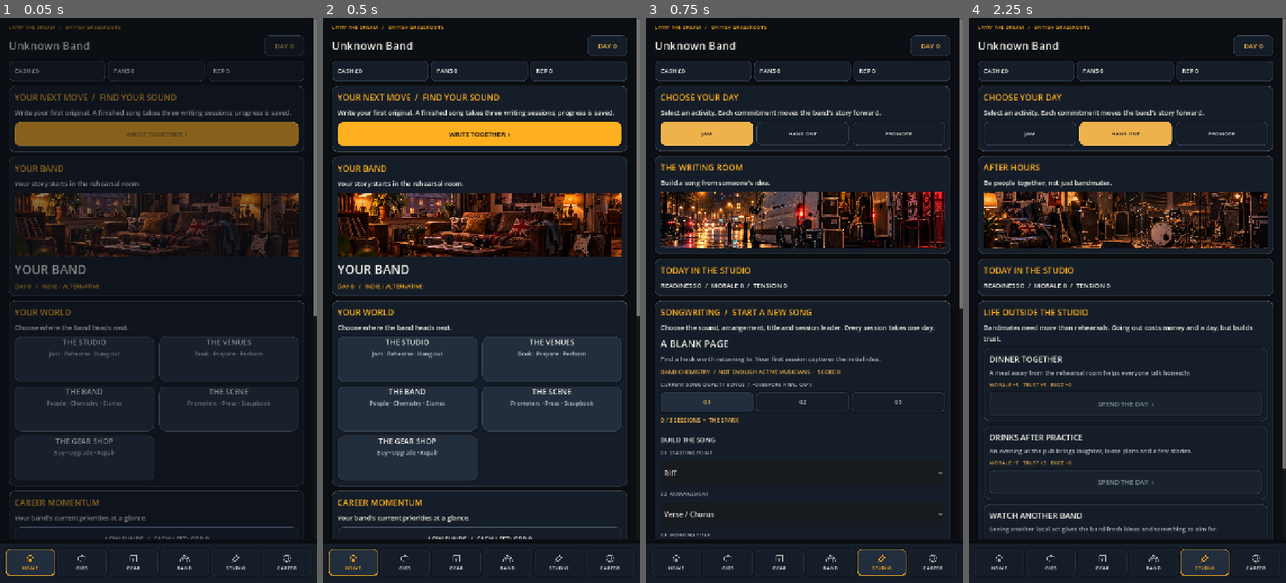
Above: before the commit, frames 1-4 (left to right).
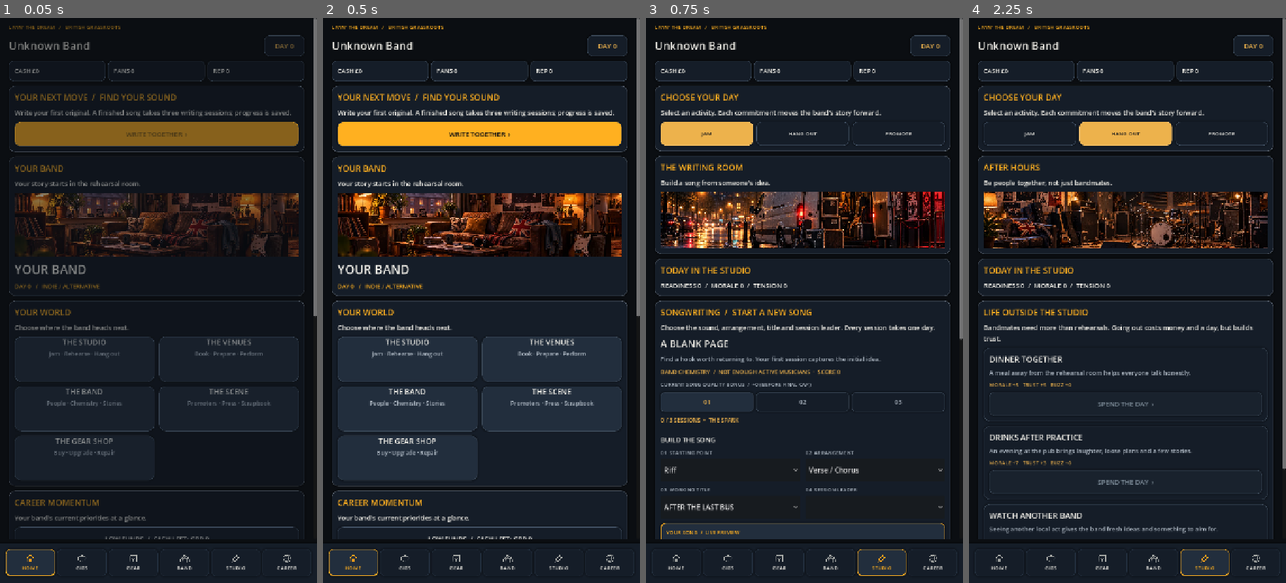
Above: after the commit, the same moments.

Repository: alimuir654-rgb/BandMaster
Game: Godot game, scene res://Scenes/CareerHub.tscn
Two runs of this game, one before a commit and one after it. Both use one fixed random seed, a clock stepped at 60 frames per second and the inputs below. This scene is started directly instead of the project's main scene.
Inputs:
- Up to frame 1 (0.05 s): no input
- Up to frame 2 (0.5 s): no input
- Up to frame 3 (0.75 s): click "WRITE TOGETHER ›" at 0.5 s
- Up to frame 4 (2.25 s): click "JAM" at 1.25 s; click "HANG OUT" at 2 s

Frames 1-2 are identical in both runs. In frame 3, 1.4% of the frame differs, in the area x 4-100%, y 51-93%; in frame 4, nothing differs.

Commit message:
Use responsive two-column songwriting control grid on wide screens

Diff:
--- a/Scripts/career_hub.gd
+++ b/Scripts/career_hub.gd
@@ -952,12 +952,22 @@
    {"label":"03  WORKING TITLE","control":titles},
    {"label":"04  SESSION LEADER","control":leads}
   ]
+  var selector_grid := GridContainer.new()
+  selector_grid.columns = 1 if CareerLayout.is_compact(get_viewport_rect().size.x) else 2
+  selector_grid.add_theme_constant_override("h_separation",12)
+  selector_grid.add_theme_constant_override("v_separation",10)
+  workshop.add_child(selector_grid)
   for selector in selectors:
-   _label(workshop,str(selector["label"]),12,UI.MUTED)
+   var field := VBoxContainer.new()
+   field.size_flags_horizontal = Control.SIZE_EXPAND_FILL
+   field.add_theme_constant_override("separation",5)
+   selector_grid.add_child(field)
+   _label(field,str(selector["label"]),12,UI.MUTED)
    var control: OptionButton = selector["control"]
-   control.custom_minimum_size.y = 56
+   control.custom_minimum_size.y = 52
    control.size_flags_horizontal = Control.SIZE_EXPAND_FILL
-   workshop.add_child(control)
+   control.tooltip_text = str(selector["label"])
+   field.add_child(control)
   if not draft.is_empty():
    var idea_index := Workshop.IDEAS.find(str(draft.get("idea","")))
    var form_index := Workshop.FORMS.find(str(draft.get("form","")))
